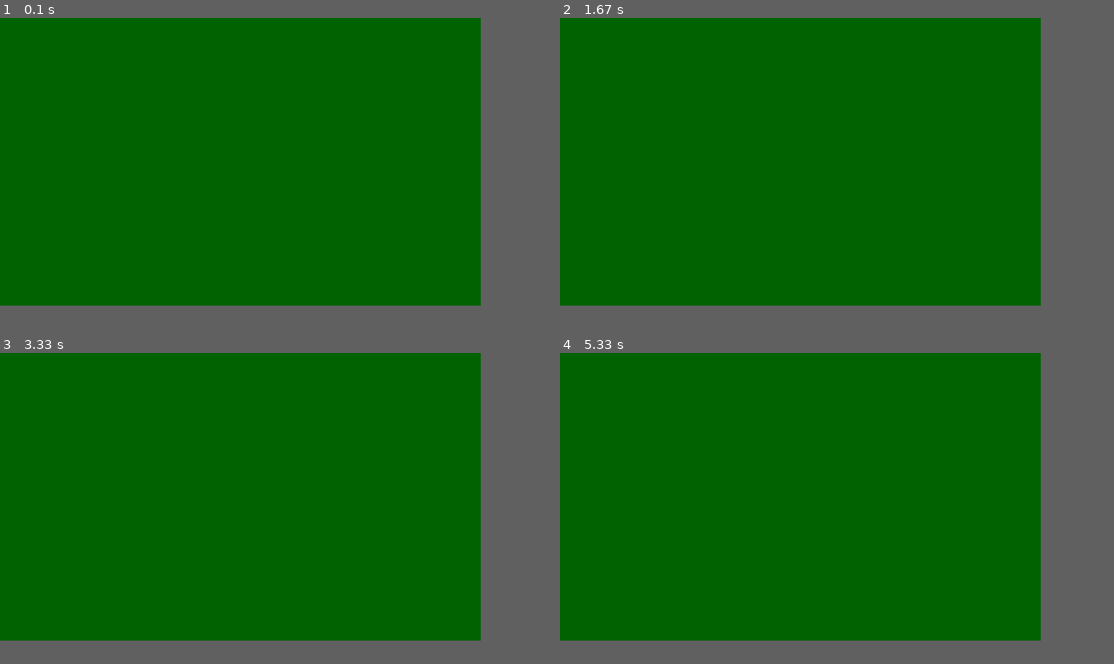
Above: before the commit, frames 1-4 (two rows, left to right).
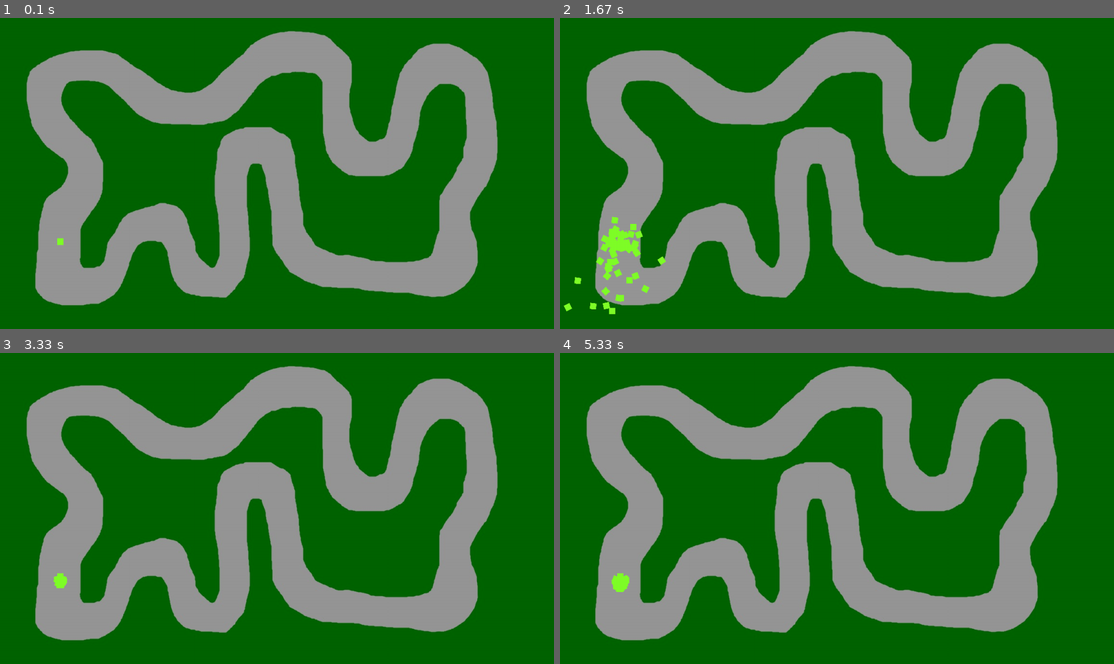
Above: after the commit, the same moments.

Repository: GregoJaca/Physics-Proyect-Car
Game: pygame game, started from python car first aprox.py
Same seed, same stepped clock (60 frames per second), same inputs: the game is played once before the commit and once after it.
Inputs:
- Up to frame 1 (0.1 s): no input
- Up to frame 2 (1.67 s): no input
- Up to frame 3 (3.33 s): tap Space at 1.83 s
- Up to frame 4 (5.33 s): tap Space at 3.73, 4.03 s
The window is 781x468 before the commit and 900x506 after it. Grey fills any space a smaller window leaves; there, only what the larger window draws over its background counts as a difference.

The runs differ from the first frame. In frame 1, 35% of the frame differs, in the area x 4-90%, y 4-93%; in frame 2, 35%, in the area x 0-90%, y 4-96%; in frame 3, 35%; in frame 4, 35%.

Commit message:
graphics finished

Diff:
--- a/python car first aprox.py
+++ b/python car first aprox.py
@@ -3,26 +3,41 @@
 import pygame
 from pygame.locals import *
 import sys
+from PIL import Image
 
 #________________GLOBAL_VAR_____________
-population_n = 10
-selection_n = 5
-nn_size = [5,6,2]
-
-population = np.array(population_n)
+population_n = 100
+selection_n = 40
+mutation_rate = 0.1
+
+population = []
 
 #________________PYGAME_VARS____________
-HEIGHT = 600
-WIDTH = 1000
-FPS = 60
+HEIGHT = 648
+WIDTH = 1152
+FPS = 120
 
 grey = pygame.Color(100,100,100)
 black = pygame.Color(0,0,0)
 white = pygame.Color(255,255,255)
 green = pygame.Color(0,100,0)
 
+race_track = pygame.image.load("map1.jpg")
+
 # -----------------ROAD------------------
-width = 21
+road_im = np.array(Image.open("map1.jpg"))
+road = np.empty((HEIGHT, WIDTH))
+
+for i in range(HEIGHT):
+    for j in range(WIDTH):
+        if road_im[i,j,0] == 150 and road_im[i,j,1] == 150 and road_im[i,j,2] == 150:
+          road[i][j] = 1
+        else:
+            road[i][j] = -1
+
+for i in range(len(road[200])):
+    print(road[200][i])
+""" width = 21
 height = 21
 centerx = round(width / 2)
 centery = round(height / 2)
@@ -44,35 +59,51 @@
             road[y][x] = 0
 
 # print the map
-print(road)
+print(road) """
 
 # -----------------------CAR-------------------
 
 # parameters
 
-velpen = 0.8 #if outside the road, it reduces the speed by 20%
-dt = 0.01
-# D is the size of the car
-D = 1
+velpen = 0.6 #if outside the road, it reduces the speed by 40%
+dt = 0.1
+car_size = 13
 #how far away it can see
-sightdist = 3 * D
+
+
+sightdist = 20
+sightnum = 5
 #number of eyes. minumum 3
 numeyes = 5
+nn_size = [numeyes*sightnum,2]
+
+#max speed
+max_speed = 50
+max_truning_speed = 1
+acc_multiplier = 3
+
+
 #parameters for Fitness
-maxcount = 5 #how many steps before calculating dist traveled
+maxcount = 50 #how many steps before calculating dist traveled
 weightdist = 1 #how important is dist traveled for fitness
-weightroad = -0.1 #how important is being on road for fitness
+weightroad = -1 #how important is being on road for fitness
 
 # initial conditions
-posi =  np.array([(width - D) / 2, rad] )
+posi =  np.array([125,465] )
 veli =  np.array([0,0] )
-anglei = 0
+anglei = 180
 
 
 class Car(pygame.sprite.Sprite):
 
     def __init__(self):
         #for each car
+        super().__init__()
+        self.surf = pygame.Surface((car_size, car_size), pygame.SRCALPHA)
+        self.orig_surf = self.surf
+        self.surf.fill((128,255,40))
+        self.rect = self.surf.get_rect(center = (posi[0], posi[1]))
+
         self.pos = posi
         self.vel = veli
         self.angle = 0
@@ -81,36 +112,66 @@
         #for each car's wheels
         #each wheel has a scalar number which indicates its speed and acc. the first number is for left wheel and second for right wheel
         self.wheelvel = np.array([0,0])
-        self.wheelacc = np.array([0,0]
-)
+        self.wheelacc = np.array([0,0])
         #for fitness
         self.count = 0
         self.fitness = 0
         self.savedpos = posi
 
         #cars NN
-        self.NN = NN([numeyes,6,2])
+        self.NN = NN(nn_size)
 
     def actualize(self):
+
+        #NN controls wheelvel
+        vision_input = self.see()*acc_multiplier
+        self.wheelacc = self.NN.predict(vision_input)
 
         #euler method of integration.
 
         #wheelacc should be calculated by the neural network
         self.wheelvel = self.wheelvel + self.wheelacc * dt
 
+        if self.wheelvel[0] < 0:
+            self.wheelvel[0] = 0
+        if self.wheelvel[1] < 0:
+            self.wheelvel[1] = 0
+
         #euler for angle
-        self.w = (self.wheelvel[0] + self.wheelvel[1]) / D
+        self.w = (self.wheelvel[0] - self.wheelvel[1]) / car_size
+        if self.w > max_truning_speed:
+            self.w = max_truning_speed
+        if self.w < -max_truning_speed:
+            self.w = -max_truning_speed
+
         self.angle = self.angle + self.w * dt
 
+        #angle should stay between 0-2pi
+        if self.angle >= np.pi*2:
+            self.angle -= np.pi*2
+
+        if self.angle < 0:
+            self.angle += np.pi*2
+
         #vel of the car is the average of both wheels velocity (and multiplied by the unit vector with the angle of the car)
-        self.vel = ( (self.wheelvel[0] + self.wheelvel[1]) / 2 ) * np.array( [math.cos(self.angle), math.sin(self.angle)] )
+        speed = (self.wheelvel[0] + self.wheelvel[1]) / 2
+
+        if speed > max_speed:
+            speed = max_speed
+
+        self.vel =  speed * np.array( [math.sin(self.angle), math.cos(self.angle)] )
 
         #Here if that wheel is outside the road, we make the vel smaller as punishment
-        if not self.onRoad():
+        if self.onRoad() != 1:
             self.vel *= velpen
 
         # euler for position
         self.pos = self.pos + self.vel * dt
+
+        # drawing new position
+        self.surf = pygame.transform.rotate(self.orig_surf, np.rad2deg(self.angle))
+        self.rect = self.surf.get_rect(center = self.pos)
+        self.rect.center = self.pos
 
     def calcFitness(self):
         #calc fitness should be called together with actualize
@@ -121,16 +182,25 @@
             self.count = 0
         self.count += 1
 
-        if not self.onRoad():
+        if self.onRoad() != 1:
             self.fitness += weightroad
 
     #as input it gets which eye is looking, and returns an array with the values of the road in that direction
     #when you call the function you should call it in a loop for i in range(numeyes)
-    def see(self, eye):
-        direction = self.angle - math.pi / 2 + eye * math.pi / (numeyes-1)
-        view = []
-        for i in sightdist:
-            view.append( round(road[ round( self.pos[0] + math.cos(direction) * i ) , round( self.pos[1] +  math.sin(direction) *i) ]) )
+    def see(self):
+
+        view = np.empty(sightnum*numeyes)
+
+        for i in range(numeyes):
+            direction = self.angle - math.pi / 2 + i * math.pi / (numeyes-1)
+
+            if direction >= np.pi*2:
+                direction -= np.pi*2
+            if direction < 0:
+                direction += np.pi*2
+
+            for j in range(sightnum):
+                view[i*sightnum+j] = road[ round( self.pos[0] + math.cos(direction) * sightdist * j) , round( self.pos[1] +  math.sin(direction) * sightdist * j) ]
 
         return view
 
@@ -174,42 +244,46 @@
 def selection(population):
 
     fitness_arr = np.zeros(population_n)
-    parents = np.zeros(population_n)
+    parents = []
 
     for i in range(population_n):
         fitness_arr[i] = population[i].fitness
+        if fitness_arr[i] < 0:
+            fitness_arr[i] = 0
+        print(fitness_arr[i])
 
     random_choices = np.random.choice(population_n,selection_n,True,fitness_arr/sum(fitness_arr))
 
-    for i in range(population_n):
-        parents[i] = population[random_choices[i % selection_n]]
+    for i in range(population_n*2):
+        parents.append(population[random_choices[i % selection_n]])
 
     return parents
 
 
-def give_birth(parents, mutation_rate): #I had to name it this
-
-    new_gen = np.zeros(population_n)
+def give_birth(parents): #I had to name it this
+
+    new_gen = []
     layers_n = len(nn_size)
-
 
     for i in range(population_n):
         baby = Car()
         for j in range(layers_n-1):
             weight_genes = np.random.randint(2,size = (nn_size[j+1],nn_size[j]))
-            weight_mutation = [] #must finish
+            weight_mutation = np.ones((nn_size[j+1], nn_size[j])) + np.random.rand(nn_size[j+1], nn_size[j])*2*mutation_rate - mutation_rate
             bias_genes = np.random.randint(2,size = nn_size[j+1])
-            bias_mutation = [] #must finish
-            baby.NN.layers[j].weights = np.multiply(parents[i*2].NN.layers[j].weights, weight_genes) + np.multiply(parents[i*2+1].NN.layers[j].weights, np.ones(nn_size[j+1], nn_size[j]) - weight_genes)
-            baby.NN.layers[j].biases = np.multiply(parents[i*2].NN.layers[j].biases,bias_genes) + np.multiply(parents[i*2+1].NN.layers[j].biases, np.ones(nn_size[j+1]) - bias_genes)
-        new_gen[i] = baby
+            bias_mutation = np.ones(nn_size[j+1]) + np.random.rand(nn_size[j+1])*2*mutation_rate - mutation_rate
+            print(bias_mutation)
+            baby.NN.layers[j].weights = (np.multiply(parents[i*2].NN.layers[j].weights, weight_genes) + np.multiply(parents[i*2+1].NN.layers[j].weights, np.ones((nn_size[j+1], nn_size[j])) - weight_genes))*weight_mutation
+            baby.NN.layers[j].biases = (np.multiply(parents[i*2].NN.layers[j].biases,bias_genes) + np.multiply(parents[i*2+1].NN.layers[j].biases, np.ones(nn_size[j+1]) - bias_genes))*bias_mutation
+        new_gen.append(baby)
 
 
     return new_gen
 
-#creating and testing the neural network, later it can be deleted it is here to show example
-neural_net = NN(nn_size)
-print(neural_net.predict(np.array([0.2,0,0.5,0,0])))
+#creating population #1 for testing
+for i in range(population_n):
+    population.append(Car())
+
 
 #pygame initialization
 pygame.init()
@@ -219,6 +293,12 @@
 pygame.display.set_caption("Game")
 
 all_sprites = pygame.sprite.Group()
+
+#creating population #1 for testing
+for i in range(population_n):
+    population[i] = Car()
+    all_sprites.add(population[i])
+
 
 
 #main loop
@@ -231,9 +311,31 @@
             sys.exit()
 
     displaysurface.fill(green)
-
+    displaysurface.blit(race_track,(0,0))
+
+    for i in range(population_n):
+        population[i].actualize()
+        population[i].calcFitness()
     for entity in all_sprites:
         displaysurface.blit(entity.surf, entity.rect)
 
     pygame.display.update()
     FramePerSec.tick(FPS)
+
+
+    #when space pressed create new generation
+    pressed_keys = pygame.key.get_pressed()
+    if pressed_keys[K_SPACE]:
+        population = give_birth(selection(population))
+        displaysurface.fill(green)
+        displaysurface.blit(race_track,(0,0))
+        displaysurface.blit(entity.surf, entity.rect)
+        for entity in all_sprites:
+            entity.kill()
+        for i in range(population_n):
+            all_sprites.add(population[i])
+        for entity in all_sprites:
+            displaysurface.blit(entity.surf, entity.rect)
+
+        pygame.display.update()
+        FramePerSec.tick(1)
Binary file added: map1.jpg
